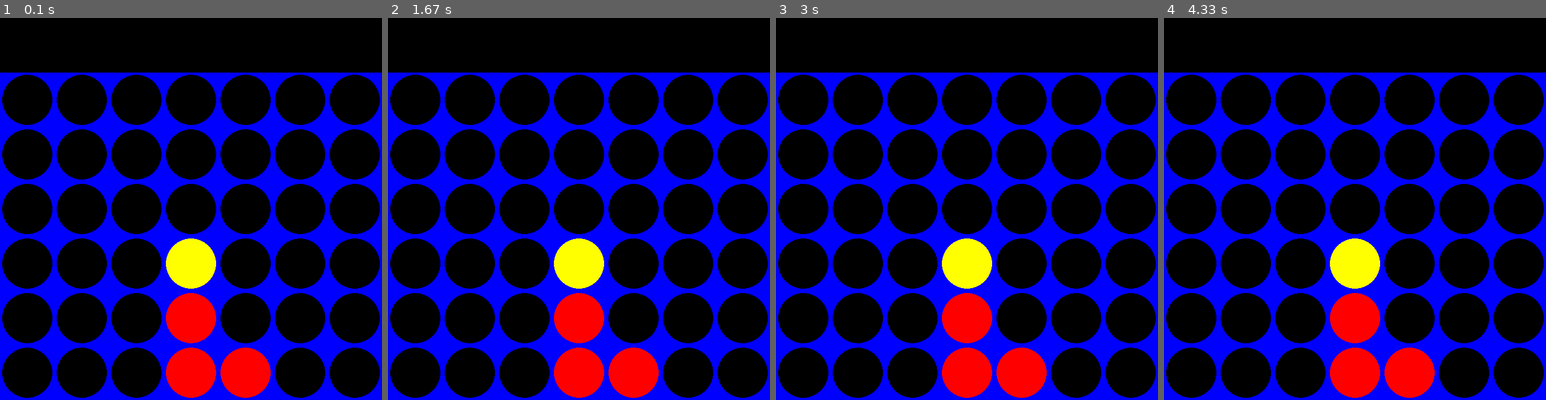
Above: before the commit, frames 1-4 (left to right).
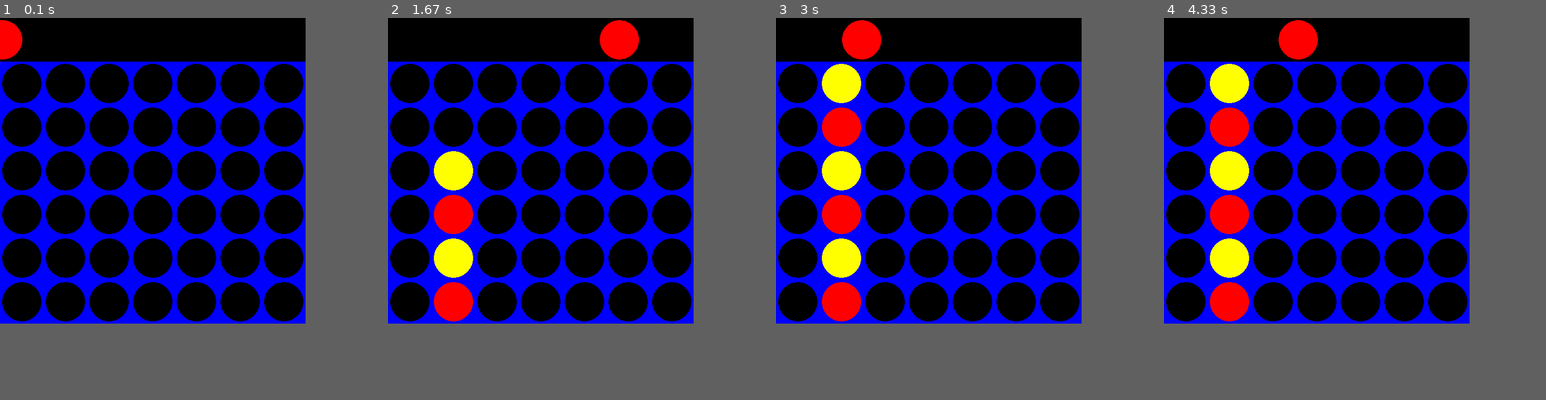
Above: after the commit, the same moments.

Repository: ah-aydin/Connect4-pygame
Game: pygame game, started from main.py
Same seed, same stepped clock (60 frames per second), same inputs: the game is played once before the commit and once after it.
Inputs (mouse positions are in pixels of both pictures, inside the frame that each line leads up to):
- Up to frame 1 (0.1 s): no input
- Up to frame 2 (1.67 s): press the mouse at (468, 174) at 0.37 s; move the mouse to (517, 205) at 0.47 s; release the mouse at (571, 239) at 0.6 s; press the mouse at (468, 174) at 0.7 s; move the mouse to (521, 186) at 0.8 s; release the mouse at (575, 197) at 0.93 s; press the mouse at (468, 174) at 1.03 s; move the mouse to (494, 212) at 1.13 s; release the mouse at (525, 251) at 1.27 s; press the mouse at (468, 174) at 1.37 s; move the mouse to (544, 197) at 1.47 s; release the mouse at (621, 220) at 1.6 s
- Up to frame 3 (3 s): press the mouse at (856, 174) at 1.7 s; move the mouse to (944, 212) at 1.8 s; release the mouse at (1035, 251) at 1.93 s; press the mouse at (856, 174) at 2.03 s; move the mouse to (924, 144) at 2.13 s; release the mouse at (993, 117) at 2.27 s; press the mouse at (856, 174) at 2.37 s; move the mouse to (924, 132) at 2.47 s; release the mouse at (997, 94) at 2.6 s; press the mouse at (856, 174) at 2.7 s; move the mouse to (860, 144) at 2.8 s; release the mouse at (860, 117) at 2.93 s
- Up to frame 4 (4.33 s): press the mouse at (1244, 174) at 3.03 s; move the mouse to (1232, 228) at 3.13 s; release the mouse at (1225, 285) at 3.27 s; press the mouse at (1244, 174) at 3.37 s; move the mouse to (1248, 182) at 3.47 s; release the mouse at (1255, 193) at 3.6 s; press the mouse at (1244, 174) at 3.7 s; move the mouse to (1328, 209) at 3.8 s; release the mouse at (1412, 243) at 3.93 s; press the mouse at (1244, 174) at 4.03 s; move the mouse to (1270, 124) at 4.13 s; release the mouse at (1297, 79) at 4.27 s
The window is 700x700 before the commit and 560x560 after it. Grey fills any space a smaller window leaves; there, only what the larger window draws over its background counts as a difference.

The runs differ from the first frame. In frame 1, 42% of the frame differs, in the area x 0-100%, y 0-100%; in frame 2, 44%; in frame 3, 45%; in frame 4, 45%.

Commit message:
Player input
Added player input using mouse.

Diff:
--- a/main.py
+++ b/main.py
@@ -12,7 +12,7 @@
 COLUMN_COUNT = 7
 
 # Display variables
-DIST = 100
+DIST = 80
 RADIUS = DIST // 2
 WIDTH = COLUMN_COUNT * DIST
 HEIGHT = (ROW_COUNT + 1) * DIST
@@ -24,6 +24,10 @@
     return board
 
 def drop_piece(board, col, player):
+    if not is_valid(board, col):
+        return
+    global turn
+    turn = (turn+1) % 2
     row = ROW_COUNT-1
     while row > 0 and board[row-1][col] == 0:
         row -= 1
@@ -83,7 +87,7 @@
                 print_win(board, player)
                 game_over = True
 
-    # Check the column from the indexes (row, col)
+    # Check the column at index colcol
     lst = []
     for i in range(ROW_COUNT):
         lst.append(board[i][col])
@@ -94,7 +98,7 @@
                 print_win(board, player)
                 game_over = True
 
-    # Check the row from the indexes (row, col)
+    # Check the row at index row
     lst = []
     for i in range(COLUMN_COUNT):
         lst.append(board[row][i])
@@ -105,23 +109,23 @@
                 print_win(board, player)
                 game_over = True
 
-
 def print_board(board):
     print(np.flip(board, axis=0))
 
 def is_valid(board, col):
-    if col < 0 or col > COLUMN_COUNT - 1:
-        print('Position out of bounds')
-        return False
     if board[ROW_COUNT-1][col] != 0:
         print('Full column.')
         return False
     return True
 
-def draw_board(surface, board):
+def draw_board(surface, board, player):
     surface.fill(BLACK) # Clear the display
     pygame.draw.rect(surface, BLUE, (0, DIST, WIDTH, HEIGHT-DIST)) # Draw the playing board
-    c = int(board[0][0])
+
+    # Draw the piece to be dropped
+    pos = (pygame.mouse.get_pos()[0], RADIUS)
+    pygame.draw.circle(surface, colors[player], pos, RADIUS-4)
+
     # Draw circles according to the values inside the board variable
     for j in range(COLUMN_COUNT):
         for i in range(ROW_COUNT):
@@ -130,32 +134,29 @@
             pygame.draw.circle(surface, colors[c], pos, RADIUS-4)
     pygame.display.update()
 
+def get_input(board, player):
+    if pygame.mouse.get_pressed()[0] == True:
+        mouse_pos_x = pygame.mouse.get_pos()[0]
+        col = mouse_pos_x//DIST
+        drop_piece(board, col, player)
+
 def main():
     global board
     global game_over
+    global turn
 
     board = create_board()
     game_over = False
     turn = 0
-    drop_piece(board, 3, 1)
-    drop_piece(board, 3, 1)
-    drop_piece(board, 3, 2)
-    drop_piece(board, 4, 1)
     print_board(board)
     while not game_over:
-
         for event in pygame.event.get():
             if event.type == pygame.QUIT:
                 pygame.quit()
                 return
-
-        draw_board(window, board)
-        """while True:
-            col = int(input('Player {} make a selectoin (0-6): '.format(turn+1)))
-            if is_valid(board, col) == True:
-                break"""
-        #drop_piece(board, col, turn+1)
-        turn = (turn + 1) % 2
+            if event.type == pygame.MOUSEBUTTONDOWN:
+                get_input(board, turn+1)
+        draw_board(window, board, turn+1)
 
 if __name__ == '__main__':
     main()
